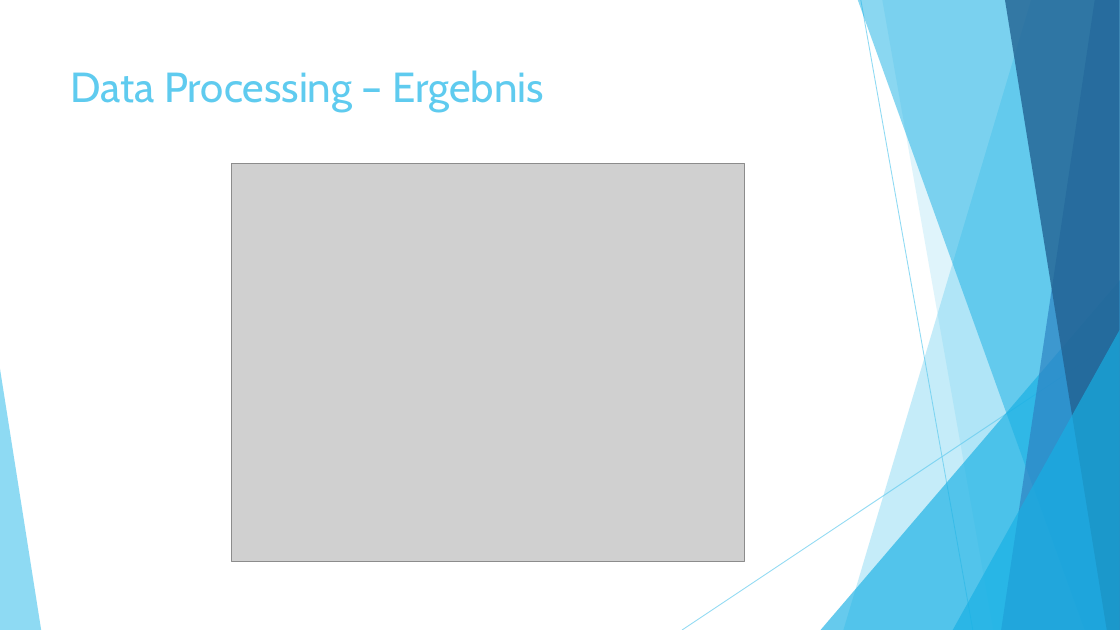
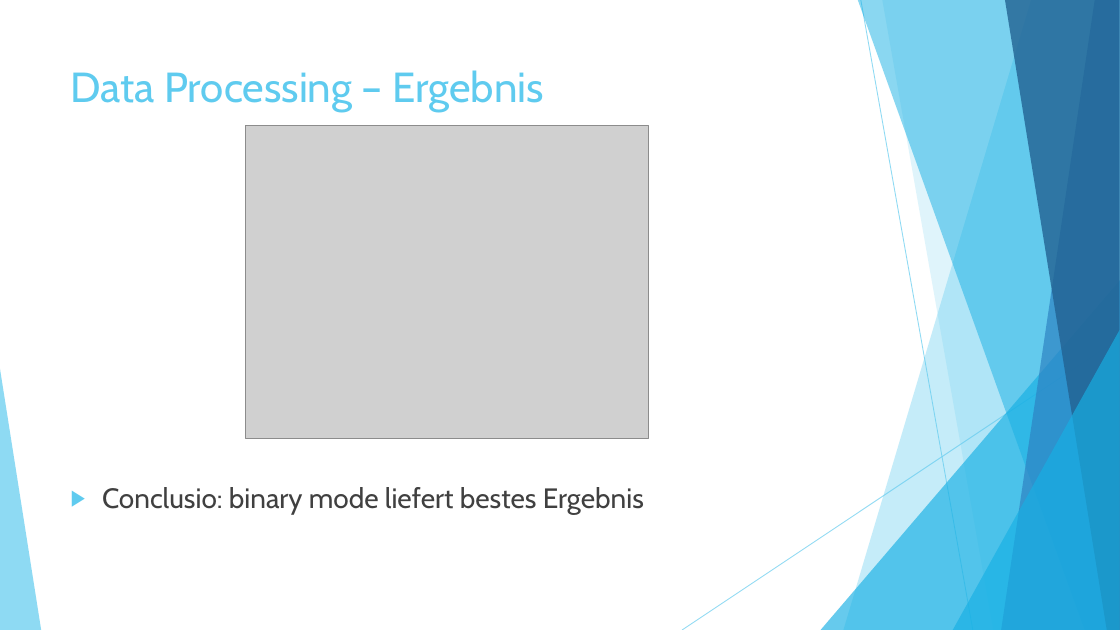
Before and after one commit to beckattack/MovieCritics, a slide deck: slide 14 of Abschlussübung SCO2.pptx. Drawn at 1120x630 pixels with LibreOffice and Linux fonts; fonts in the diff are those of the drawing; grey boxes stand for pictures. Boxes give left, top, right and bottom in pixels: in the first picture for what was removed or moved away, otherwise in the second. Text is boxed around its words. In the diff, an @@ line names an element or a change of style, - is before the commit and + after.

```diff
--- a/Abschlussübung SCO2.pptx
+++ b/Abschlussübung SCO2.pptx
@@ picture: place and size @@
-picture at (232,163,744,561)
+picture at (245,125,649,438)
@@ text added at (102,487,644,515), 24 pt, text #404040 @@
+▶ Conclusio: binary mode liefert bestes Ergebnis
```
Also in this commit, not shown: 3 other slides changed.
